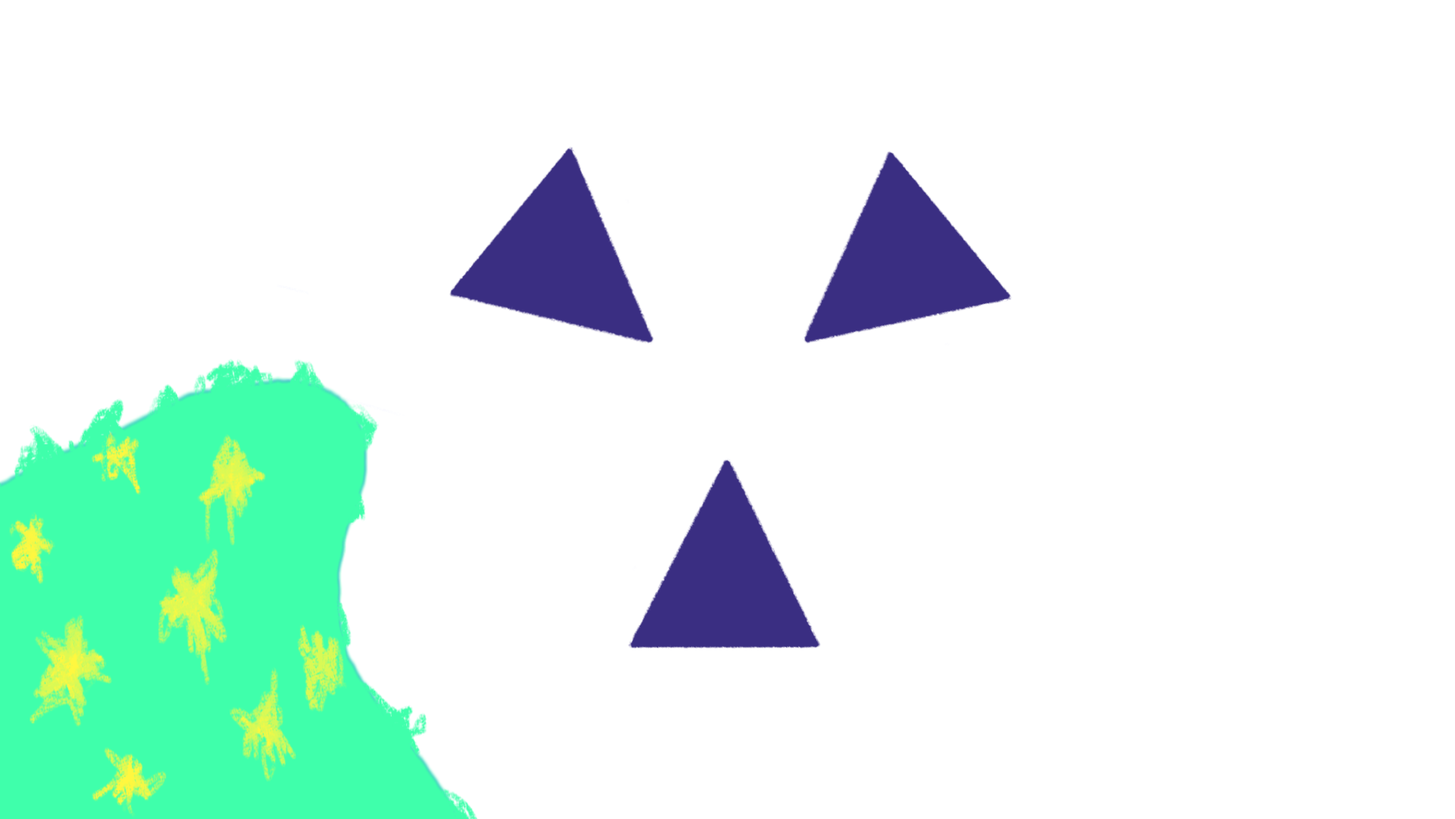
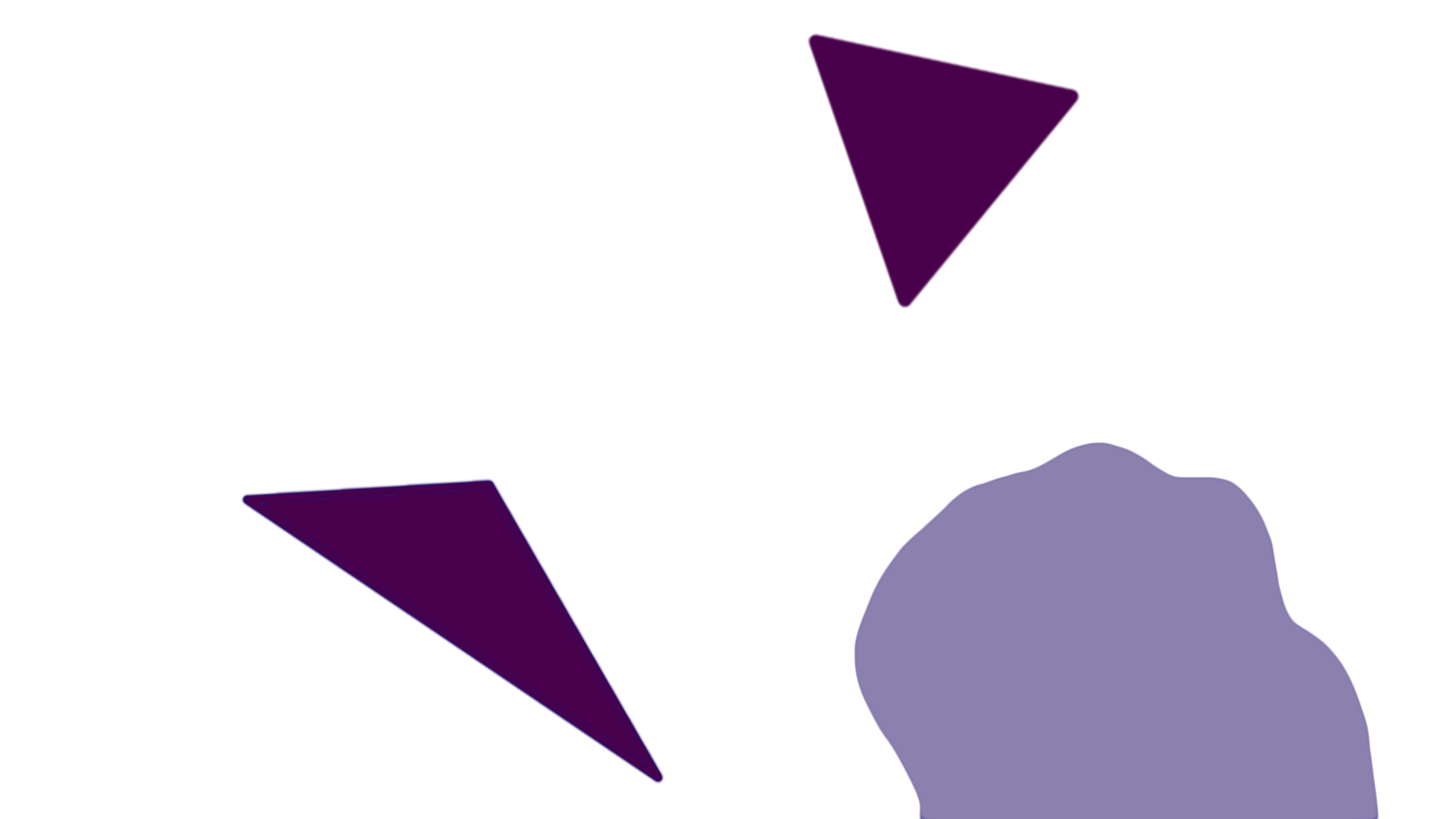
Before/after of a w=1455, h=819 layered artwork. What changed in the layer stack:
added group "Agrupar 14" with 13 layers above "Group 12" over [0,32,1380,819]
added group "Agrupar 18" with 10 layers in group "Agrupar 14" over [0,32,1380,819]
added layer "Capa de pintura 26" in group "Agrupar 18" over [776,441,1380,819]
added layer "Capa de pintura 15" in group "Agrupar 14" over [802,32,1081,344]
added layer "Capa de pintura 13" in group "Agrupar 14" over [216,437,751,819]
hid group "Group 12" (4 layers) over [0,101,1045,819]
painted on "Capa de pintura 13 (pegado)" over [0,358,534,819]
painted on "Copy of Paint Layer 5" (1st of 2, in "Group 12") over [219,101,1045,442]
painted on "Paint Layer 5" over [571,458,863,679]
